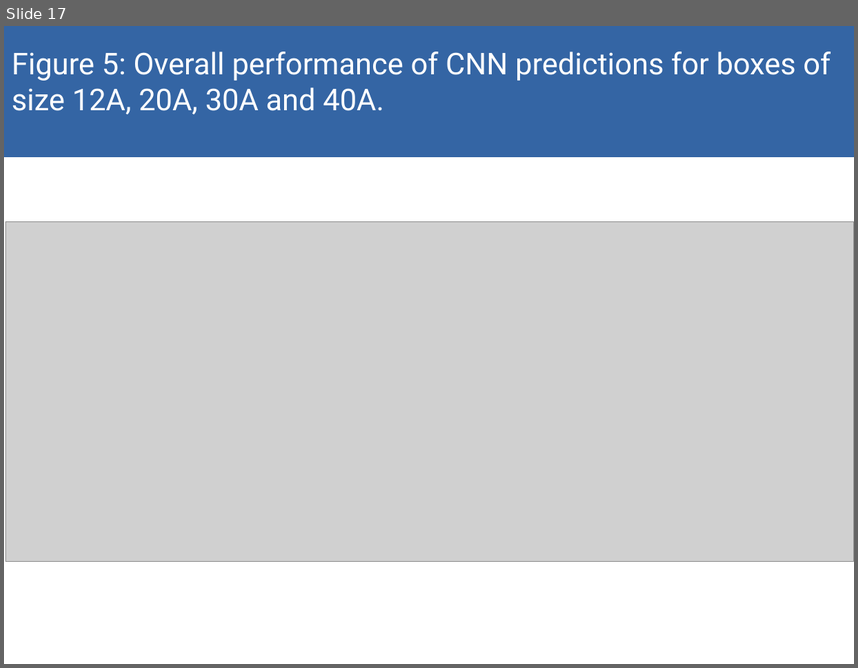
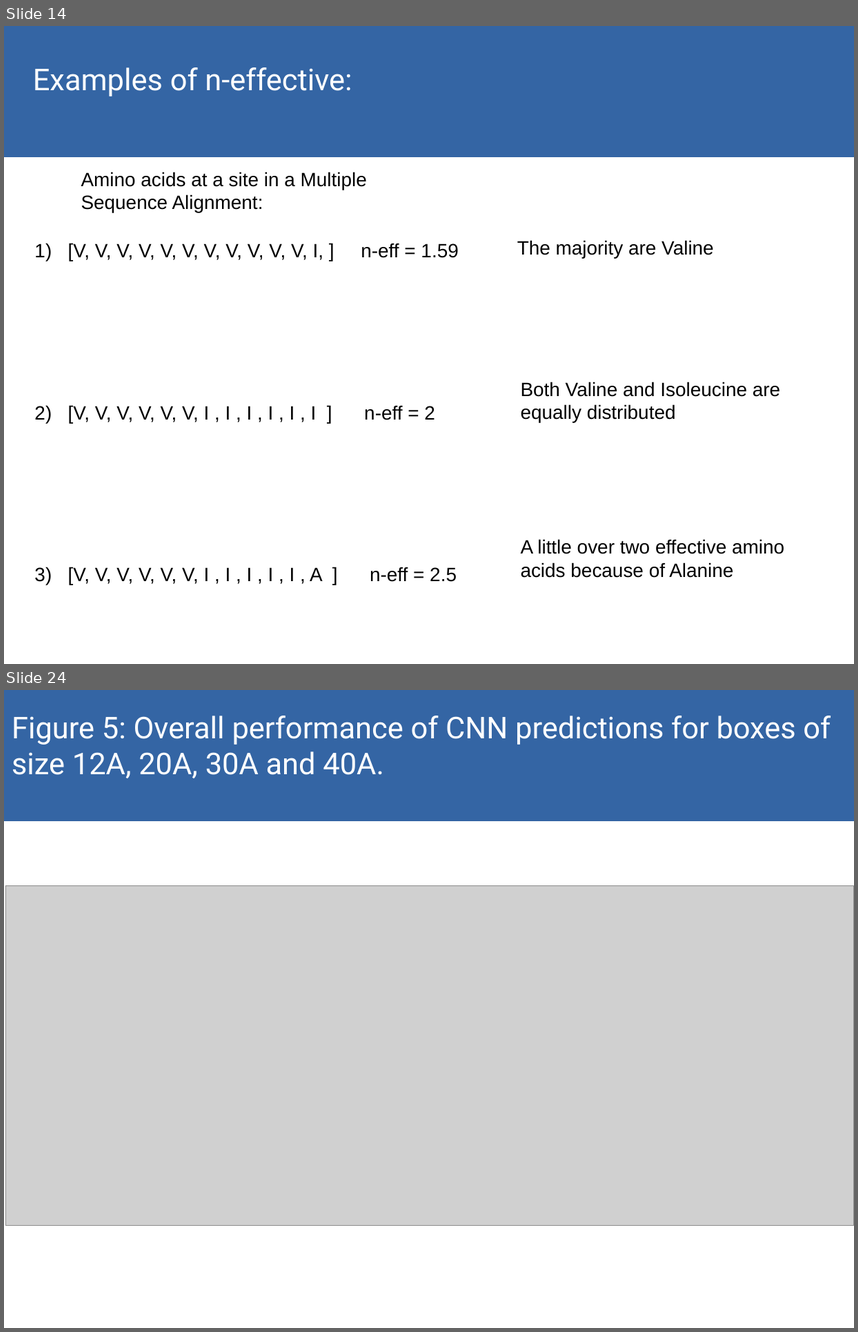
Before and after one commit to akulikova64/CNN_protein_landscape, a slide deck: present_7_2_21.odp. Shown one above the other, each under a label of ours: slide 17 before the commit, slides 14 and 24 after it; the slides between them are not shown. The pictures are 858x668 and 858x1332 pixels, drawn with LibreOffice and Linux fonts; fonts in the diff are those of the drawing; grey boxes stand for pictures. Boxes give left, top, right and bottom in pixels: in the first picture for what was removed or moved away, otherwise in the second. Text is boxed around its words. In the diff, an @@ line names an element or a change of style, - is before the commit and + after.

```diff
--- a/present_7_2_21.odp
+++ b/present_7_2_21.odp
@@ slide 14 added at [4, 26, 854, 664], background #FFFFFF @@
@@ rectangle added at [4, 26, 854, 157], fill #3465A4, outline #3465A4 0 pt @@
@@ text added at [33, 67, 352, 96], 28 pt, text #FFFFFF @@
+Examples of n-effective:
@@ text added at [81, 172, 367, 212], 18 pt, text #000000 @@
+Amino acids at a site in a Multiple Sequence Alignment:
@@ text added at [34, 243, 457, 585], 18 pt, text #000000 @@
+1) [V, V, V, V, V, V, V, V, V, V, V, I, ] n-eff = 1.59
+2) [V, V, V, V, V, V, I , I , I , I , I , I ] n-eff = 2
+3) [V, V, V, V, V, V, I , I , I , I , I , A ] n-eff = 2.5
@@ text added at [517, 240, 714, 258], 18 pt, text #000000 @@
+The majority are Valine
@@ text added at [521, 381, 780, 423], 18 pt, text #000000 @@
+Both Valine and Isoleucine are equally distributed
@@ text added at [521, 539, 784, 577], 18 pt, text #000000 @@
+A little over two effective amino acids because of Alanine
@@ what was slide 17 is now slide 24 @@
```
Also in this commit, not shown: 14 slides changed, 26 other slides added, 16 slides removed, 10 other files.
